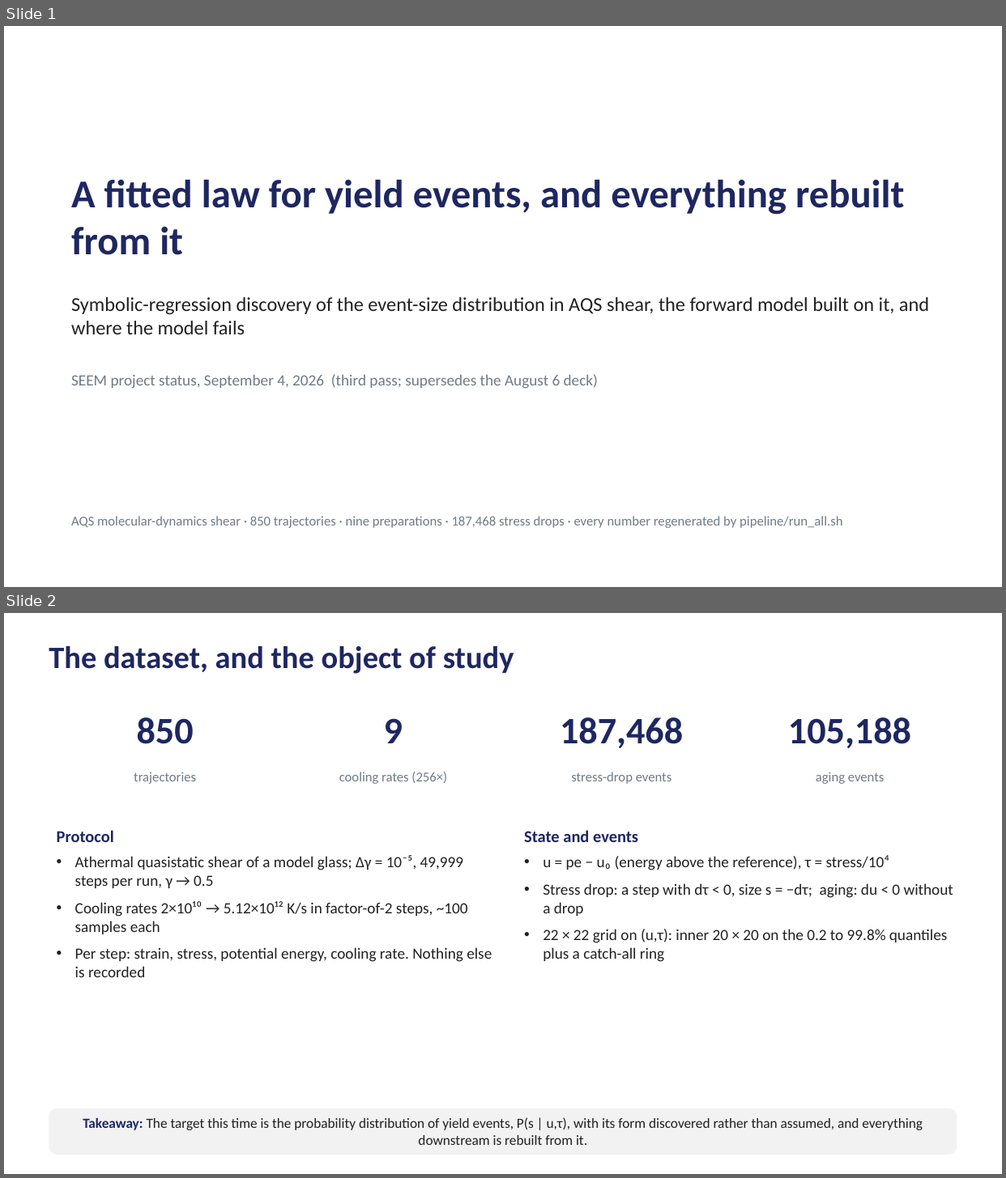
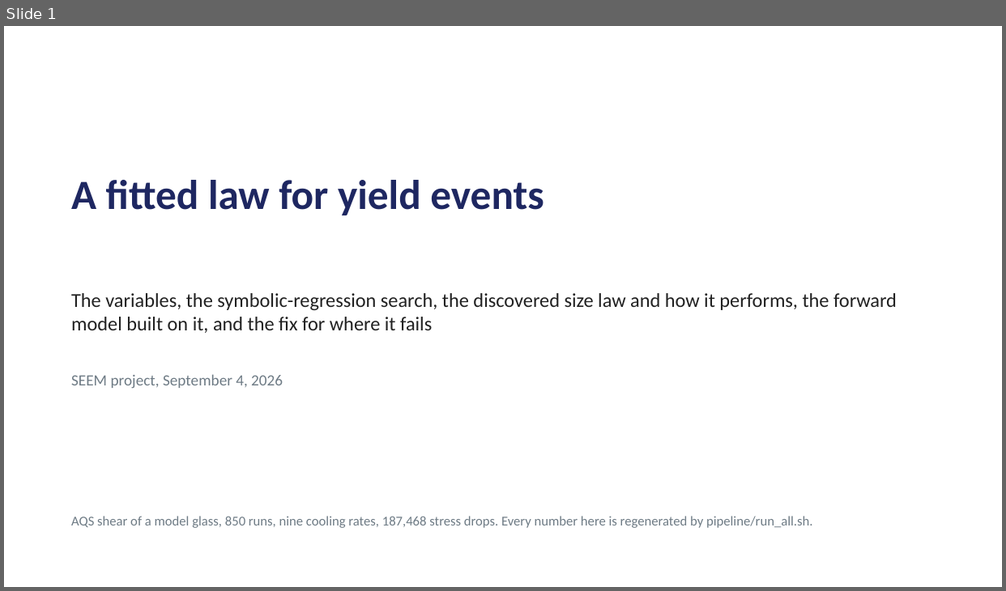
Before and after one commit to Samc73/SEEM, a slide deck: SEEM_project_deck.pptx. Shown one above the other, each under a label of ours: slides 1 and 2 before the commit, slide 1 after it. The pictures are 1006x1178 and 1006x591 pixels, drawn with LibreOffice and Linux fonts; fonts in the diff are those of the drawing. Boxes give left, top, right and bottom in pixels: in the first picture for what was removed or moved away, otherwise in the second. Text is boxed around its words. In the diff, an @@ line names an element or a change of style, - is before the commit and + after.

```diff
--- a/SEEM_project_deck.pptx
+++ b/SEEM_project_deck.pptx
@@ slide 2 removed at [4, 613, 1002, 1174], background #FFFFFF @@
@@ text removed at [49, 646, 514, 674] @@
-The dataset, and the object of study
@@ text removed at [137, 717, 194, 744] @@
-850
@@ text removed at [384, 718, 403, 743] @@
-9
@@ text removed at [560, 717, 683, 748] @@
-187,468
@@ text removed at [788, 717, 911, 748] @@
-105,188
@@ text removed at [134, 772, 196, 784] @@
-trajectories
@@ text removed at [339, 772, 447, 784] @@
-cooling rates (256×)
@@ text removed at [571, 772, 672, 784] @@
-stress-drop events
@@ text removed at [816, 772, 884, 784] @@
-aging events
@@ text removed at [57, 830, 492, 977] @@
-Protocol
-• Athermal quasistatic shear of a model glass; Δγ = 10⁻⁵, 49,999 steps per run, γ → 0.5
-• Cooling rates 2×10¹⁰ → 5.12×10¹² K/s in factor-of-2 steps, ~100 samples each
-• Per step: strain, stress, potential energy, cooling rate. Nothing else is recorded
@@ text removed at [524, 830, 953, 962] @@
-State and events
-• u = pe − u₀ (energy above the reference), τ = stress/10⁴
-• Stress drop: a step with dτ < 0, size s = −dτ; aging: du < 0 without a drop
-• 22 × 22 grid on (u,τ): inner 20 × 20 on the 0.2 to 99.8% quantiles plus a catch-all ring
@@ rounded rectangle removed at [49, 1109, 957, 1155] @@
-Takeaway: The target this time is the probability distribution of yield events, P(s | u,τ), with its form discovered rather than assumed, and everything downstream is rebuilt from it.
@@ slide 1 changed as well @@
@@ text at [71, 180, 543, 216]: text changed; size 38 to 40 pt @@
-A fitted law for yield events, and everything rebuilt from it
+A fitted law for yield events
@@ text at [71, 293, 897, 333]: text changed @@
-Symbolic-regression discovery of the event-size distribution in AQS shear, the forward model built on it, and where the model fails
+The variables, the symbolic-regression search, the discovered size law and how it performs, the forward model built on it, and the fix for where it fails
@@ text at [71, 374, 283, 388]: text changed @@
-SEEM project status, September 4, 2026 (third pass; supersedes the August 6 deck)
+SEEM project, September 4, 2026
@@ text at [71, 516, 813, 528]: text changed @@
-AQS molecular-dynamics shear · 850 trajectories · nine preparations · 187,468 stress drops · every number regenerated by pipeline/run_all.sh
+AQS shear of a model glass, 850 runs, nine cooling rates, 187,468 stress drops. Every number here is regenerated by pipeline/run_all.sh.
```
Also in this commit, not shown: 6 other slides changed, 3 slides added, 12 other slides removed, 2 other files.
